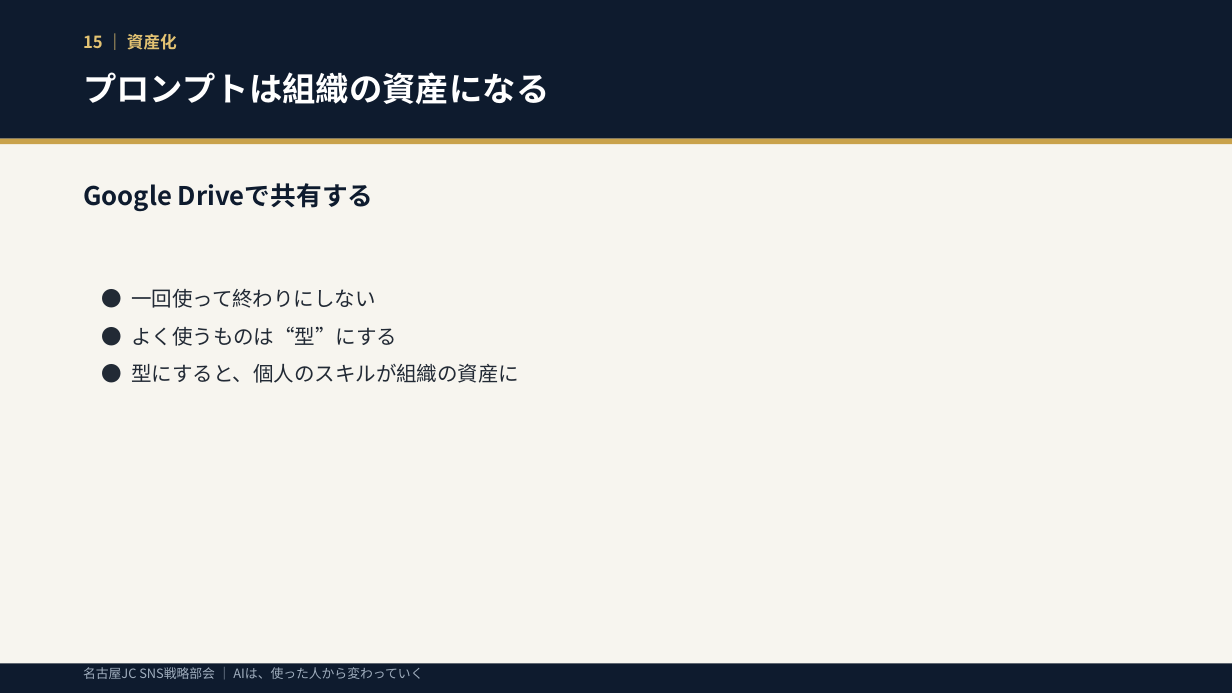
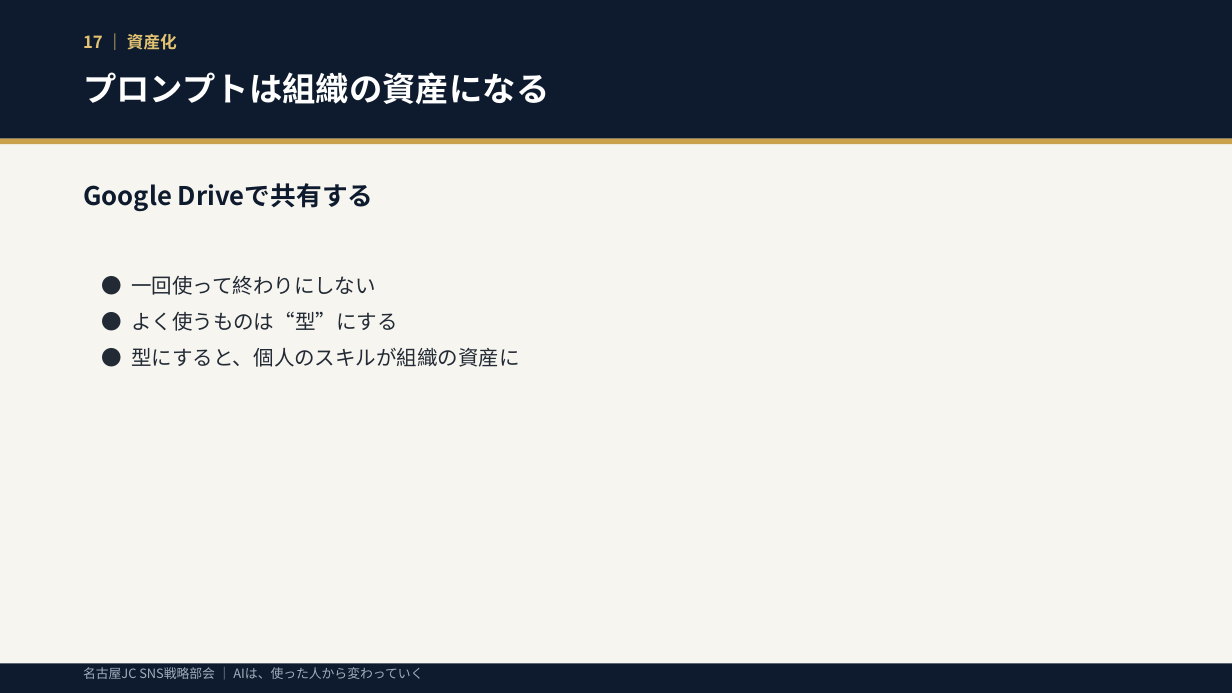
Before and after one commit to unaginobori1205/bushido-dev, a slide deck: slide 17 of ai_sns_seminar_deck.pptx (slide 15 before the commit). Drawn at 1232x693 pixels with LibreOffice and Linux fonts; fonts in the diff are those of the drawing. Boxes give left, top, right and bottom in pixels: in the first picture for what was removed or moved away, otherwise in the second. Text is boxed around its words. In the diff, an @@ line names an element or a change of style, - is before the commit and + after.

```diff
--- a/ai_sns_seminar_deck.pptx
+++ b/ai_sns_seminar_deck.pptx
@@ text at <box>83,34,177,50</box>: text changed @@
-15 ｜ 資産化
+17 ｜ 資産化
@@ text "● 一回使って終わりにしない": place and size @@
-text "● 一回使って終わりにしない" at <box>131,289,519,383</box>
+text "● 一回使って終わりにしない" at <box>131,276,520,367</box>
@@ text "● 一回使って終わりにしない" at <box>131,276,520,367</box>: less space between paragraphs @@
```
Also in this commit, not shown: 18 other slides changed, 2 slides added, 1 slide removed, 2 other files.
